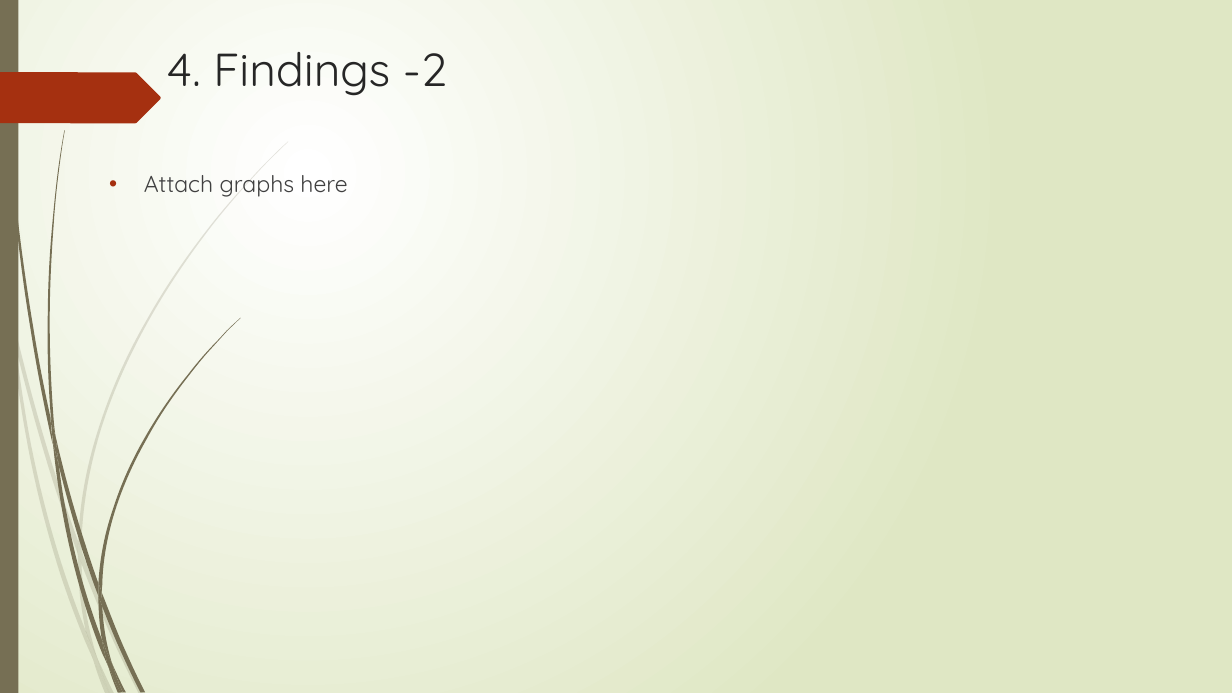
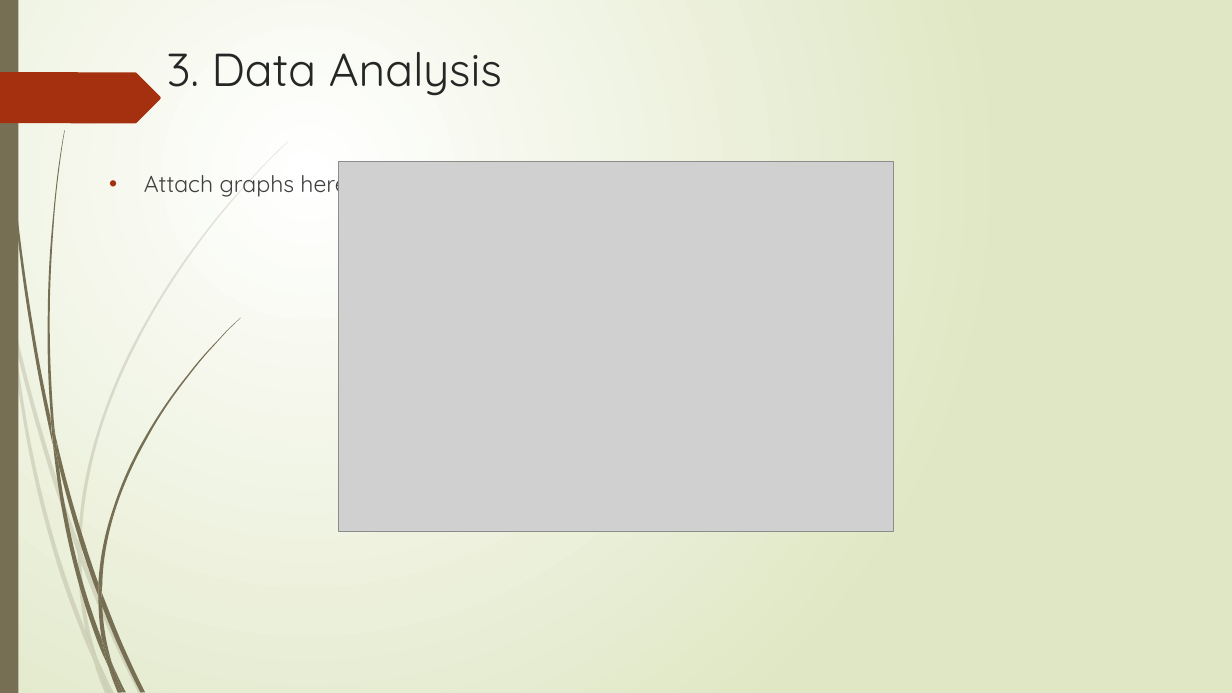
Before and after one commit to FeLowe/NW-Bootcamp-Projects, a slide deck: slide 5 of Presentation - Fernanda Mina.pptx (slide 6 before the commit). Drawn at 1232x693 pixels with LibreOffice and Linux fonts; fonts in the diff are those of the drawing; grey boxes stand for pictures. Boxes give left, top, right and bottom in pixels: in the first picture for what was removed or moved away, otherwise in the second. Text is boxed around its words. In the diff, an @@ line names an element or a change of style, - is before the commit and + after.

```diff
--- a/Presentation - Fernanda Mina.pptx
+++ b/Presentation - Fernanda Mina.pptx
@@ title at [167,52,502,96]: text changed @@
-4. Findings -2
+3. Data Analysis
@@ picture added at [339,162,894,531] @@
```
Also in this commit, not shown: 4 other slides changed, 2 slides added, 3 slides removed, 6 other files.
